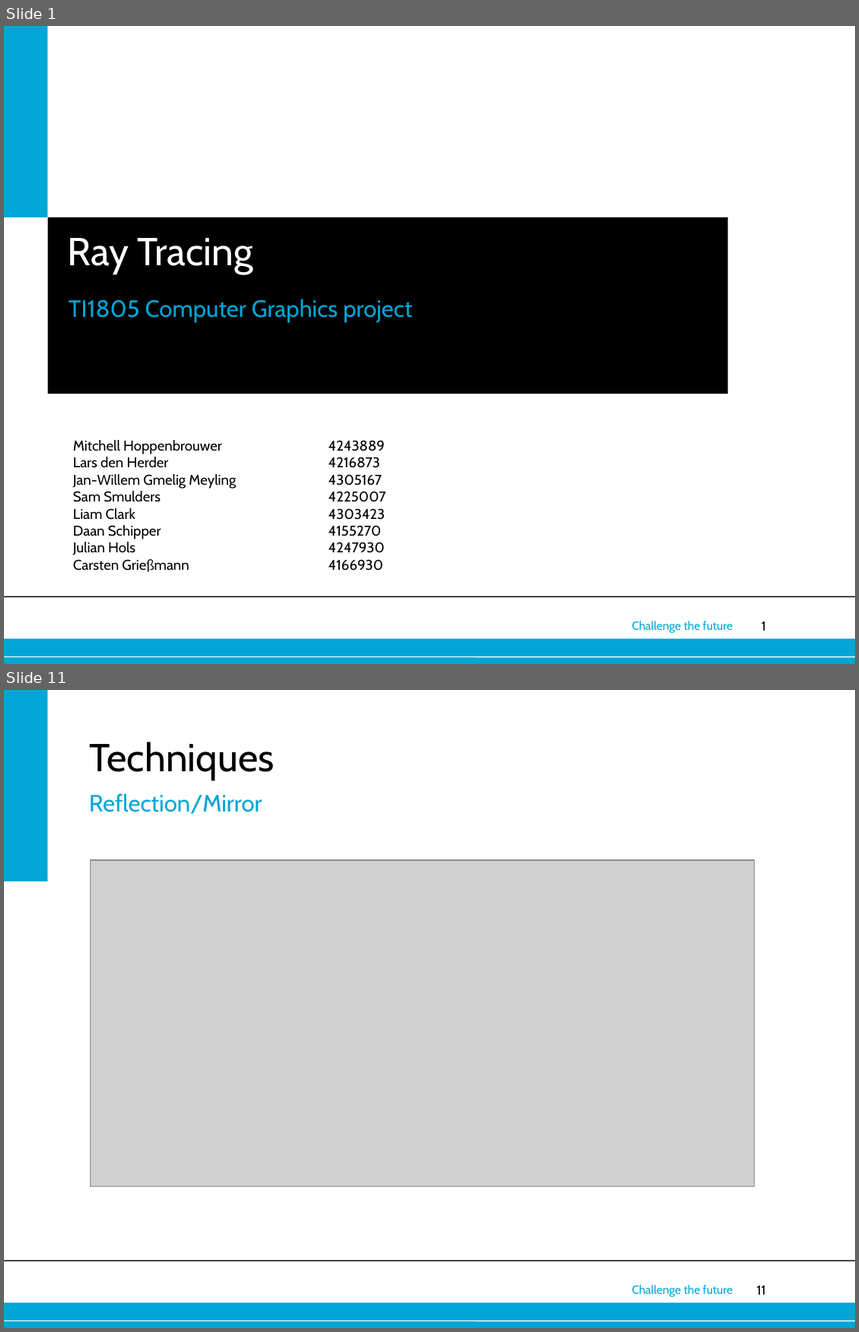
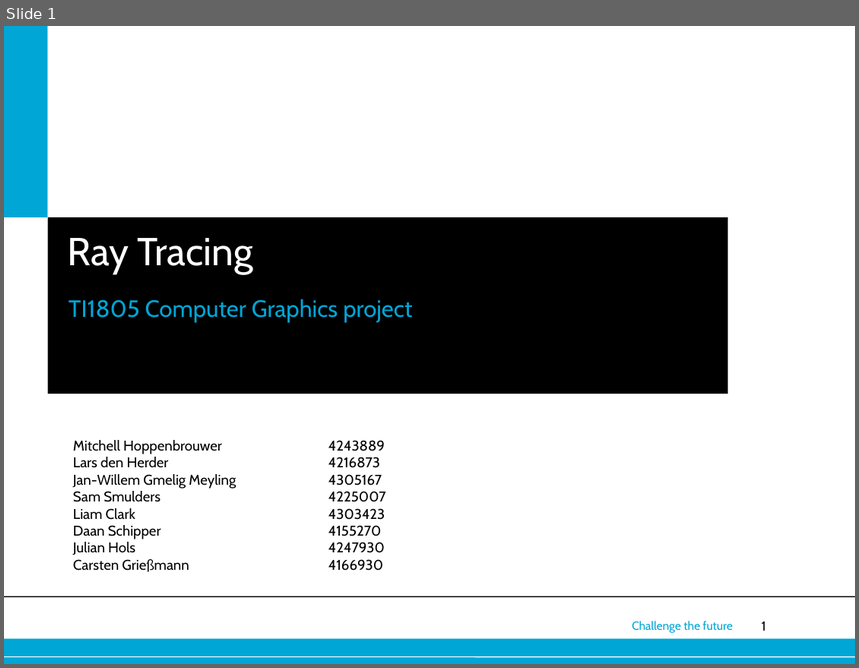
Before and after one commit to wmorssink/raytracert, a slide deck: RayTracing.ppt. Shown one above the other, each under a label of ours: slides 1 and 11 before the commit, slide 1 after it; the slides between them are not shown. The pictures are 859x1332 and 859x668 pixels, drawn with LibreOffice and Linux fonts; fonts in the diff are those of the drawing; grey boxes stand for pictures; background and template pictures are left out. Boxes give left, top, right and bottom in pixels: in the first picture for what was removed or moved away, otherwise in the second. Text is boxed around its words. In the diff, an @@ line names an element or a change of style, - is before the commit and + after.

```diff
--- a/RayTracing.ppt
+++ b/RayTracing.ppt
@@ slide 11 removed at bbox=[4, 690, 855, 1328], background #FFFFFF; not listed: 5 template elements that a slide beside it also shows @@
@@ rectangle removed at bbox=[4, 690, 47, 882] @@
@@ title removed at bbox=[89, 742, 274, 780] @@
-Techniques
@@ text removed at bbox=[89, 793, 262, 814] @@
-Reflection/Mirror
@@ picture removed at bbox=[90, 860, 755, 1187] @@
```
Also in this commit, not shown: 3 slides changed, 3 slides added, 10 other slides removed.
